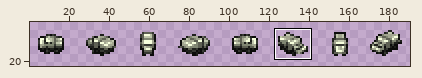
Sprite sheet: content/Entities/Unit/worldmap.unit.car.00.png. The picture above shows the old version from afar; the outline marks the close-up.
Close-up. Before the edit:
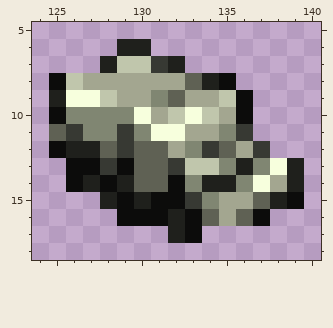
The file is 192x24 pixels. Shown: x 124..140, y 5..18. The wide view leaves out empty margins. The commit also changed other parts of the picture, which this record leaves out.
After:
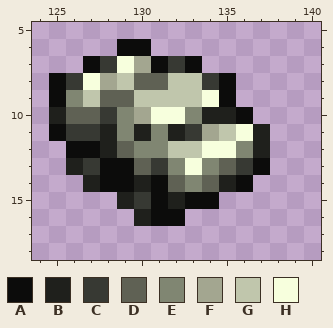
Palette (. is transparent): A #0c0c0b  B #1f201c  C #373933  D #5f6154  E #808672  F #a3a690  G #c0c6ac  H #f7ffdd
Changes in this commit:
Changed rows in their new state; - is an unchanged pixel.
first column x 125:
 6 ----AA---------
 7 --ACHFACA------
 8 -CH-GDDGGC-----
 9 AEGDDGGGGHA.---
10 BDDC-FHHEBB----
11 A-CBEBEBC-GHB--
12 .AABDEEGGHHEB--
13 -BCA--CEHEDCA..
14 -.--ABAD-D-A...
15 ---.BC-BAA.....
16 ----.B-A.....--
17 -------..------
Boxes around the changes in both close-ups, in picture pixels (x1, y1, x2, y2):
changed: (49, 39, 304, 243)
